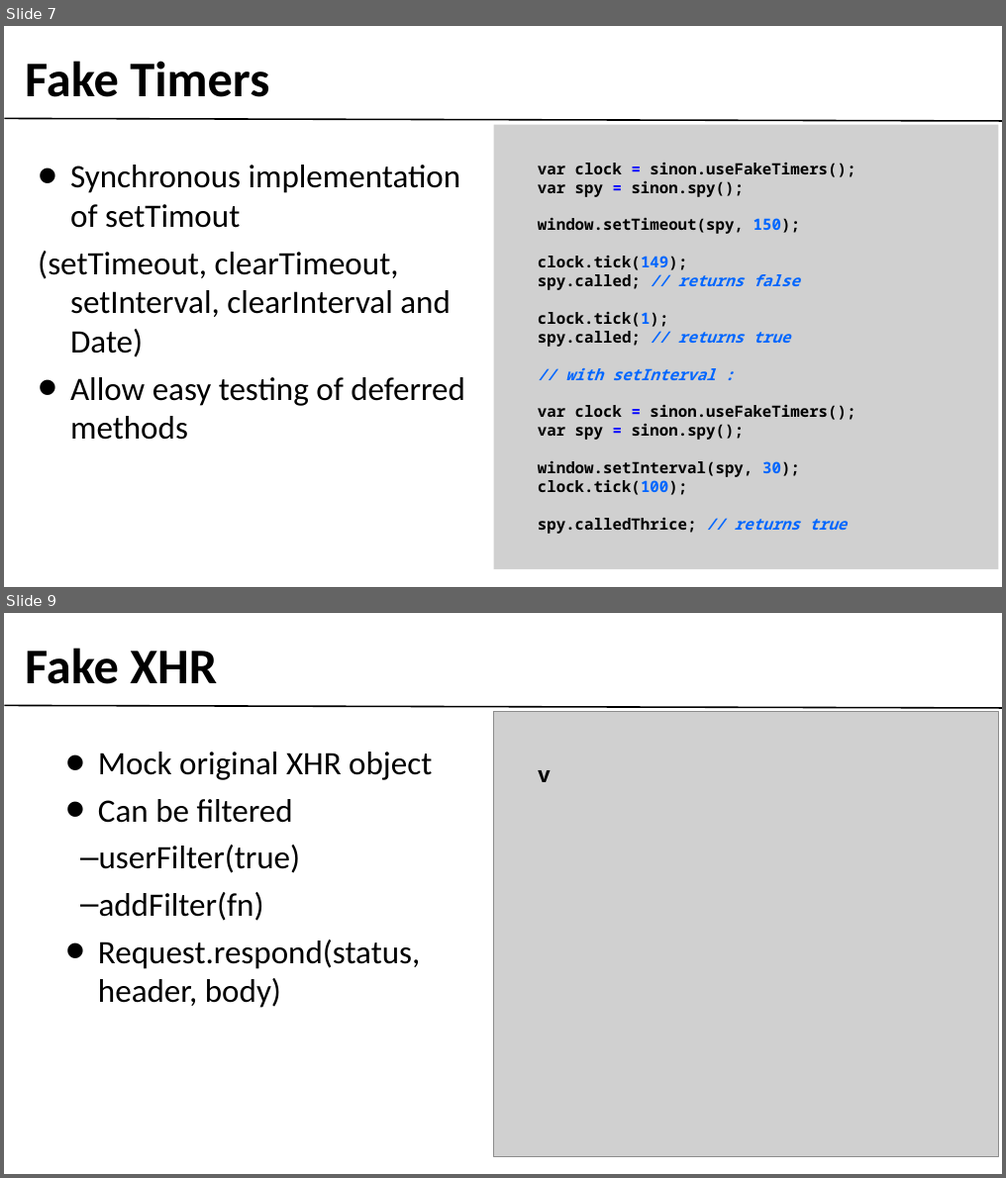
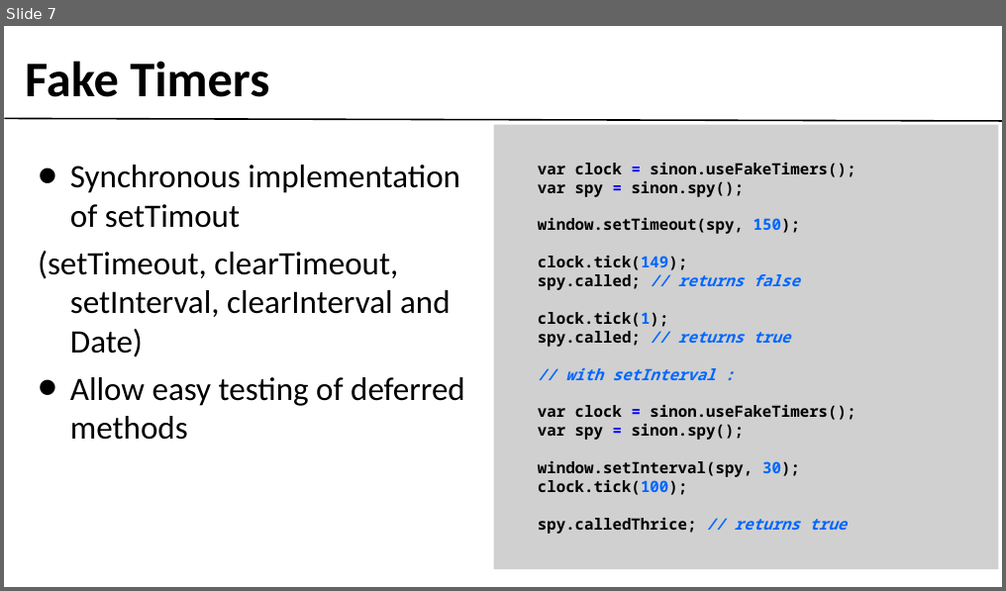
Before and after one commit to gobengo/devoxx-panorama-js-testing, a slide deck: doc/sinonjs_part.ppt. Shown one above the other, each under a label of ours: slides 7 and 9 before the commit, slide 7 after it; the slides between them are not shown. The pictures are 1006x1178 and 1006x591 pixels, drawn with LibreOffice and Linux fonts; fonts in the diff are those of the drawing; grey boxes stand for pictures; background and template pictures are left out. Boxes give left, top, right and bottom in pixels: in the first picture for what was removed or moved away, otherwise in the second. Text is boxed around its words. In the diff, an @@ line names an element or a change of style, - is before the commit and + after.

```diff
--- a/doc/sinonjs_part.ppt
+++ b/doc/sinonjs_part.ppt
@@ slide 9 removed at <box>4,613,1002,1174</box>, background #FFFFFF; not listed: 1 template element that a slide beside it also shows @@
@@ text removed at <box>25,648,217,684</box> @@
-Fake XHR
@@ picture removed at <box>494,712,999,1157</box> @@
@@ text removed at <box>98,752,432,1008</box> @@
-• Mock original XHR object
-• Can be filtered
-  – userFilter(true)
-  – addFilter(fn)
-• Request.respond(status, header, body)
@@ text removed at <box>538,770,550,782</box> @@
-v
```
Also in this commit, not shown: 3 slides changed, 4 slides added, 5 other slides removed, 1 other file.
